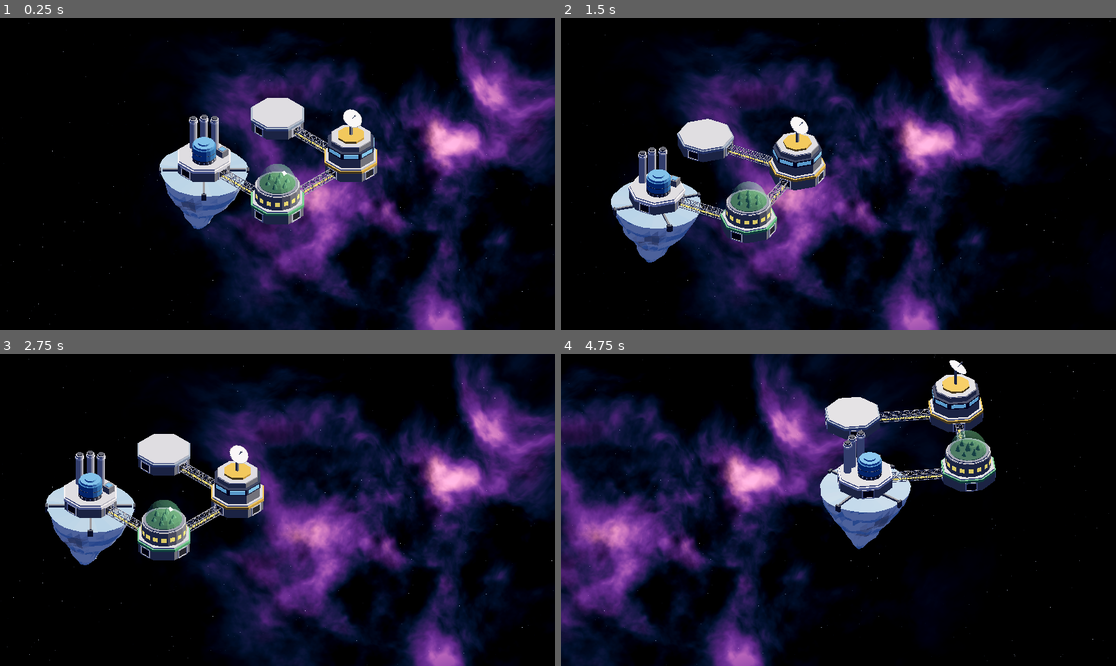
Above: before the commit, frames 1-4 (two rows, left to right).
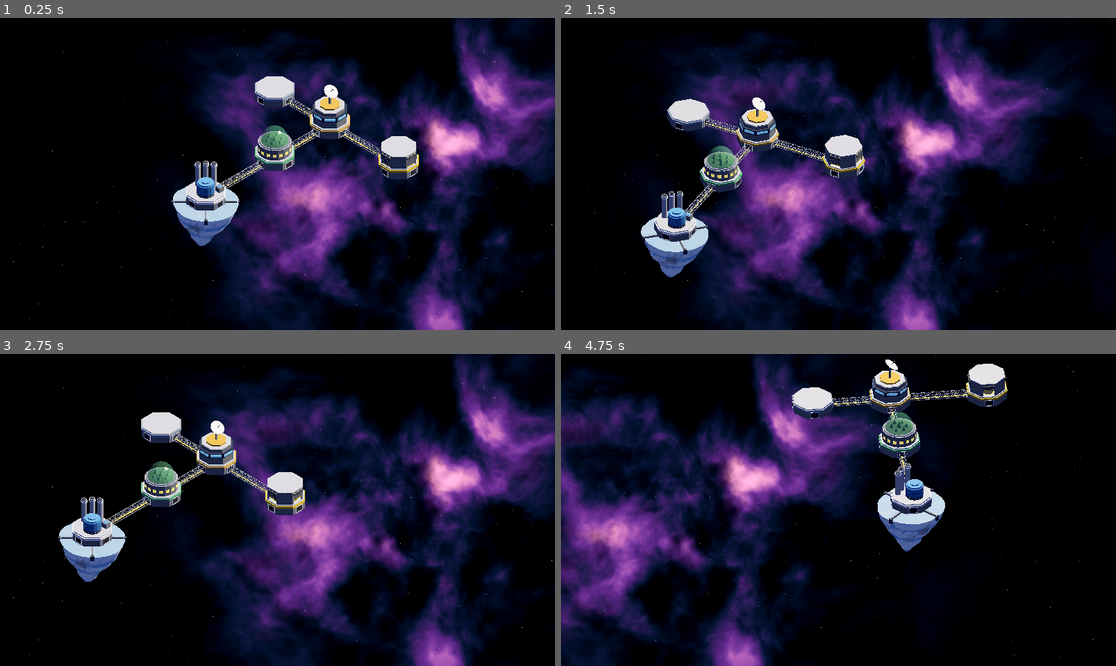
Above: after the commit, the same moments.

Repository: mturnbo/DeepYield
Game: Godot game, scene res://design/space/space_setting.tscn
Same seed, same stepped clock (60 frames per second), same inputs: the game is played once before the commit and once after it.
Inputs (mouse positions are in pixels of both pictures, inside the frame that each line leads up to):
- Up to frame 1 (0.25 s): no input
- Up to frame 2 (1.5 s): tap Enter at 0.5 s; move the mouse to (960, 158) at 0.52 s; hold D 0.53-1.25 s; tap R at 0.6 s; click (960, 158) at 0.67 s; drag from (727, 189) to (810, 236) at 1.27 s
- Up to frame 3 (2.75 s): tap Space at 2 s; move the mouse to (333, 441) at 2.02 s; hold D from 2.03 s (still down); tap R at 2.1 s
- Up to frame 4 (4.75 s): release D at 2.75 s; drag from (810, 572) to (672, 463) at 2.77 s; tap Enter at 3.5 s; move the mouse to (1005, 556) at 3.52 s; hold A 3.53-4.25 s; tap R at 3.6 s; drag from (672, 463) to (755, 432) at 4.27 s

The runs differ from the first frame. In frame 1, 11% of the frame differs, in the area x 28-76%, y 18-74%; in frame 2, 11%; in frame 3, 11%; in frame 4, 12%, in the area x 41-81%, y 1-64%.

Commit message:
Add ship dock with roll-up bay doors and blinking lights; keep dock and electrolysis plant 3 frame pieces out
Co-Authored-By: Claude Opus 5.5 <noreply@anthropic.com>

Diff:
--- a/design/modules/electrolysis_plant.gd
+++ b/design/modules/electrolysis_plant.gd
@@ -4,6 +4,8 @@
 ## three tall oxygen cylinders along the back and a small pump house. Under the keel
 ## is the ice cradle: a collar with four clamp arms that grip the top edge of a towed
 ## ice chunk. A chunk placed at ICE_MOUNT_Y locks into the cradle.
+## Because the chunk overhangs the base, the plant must sit at least 3 frame pieces
+## (45 m) from any other module, which puts its center 75 m or more from theirs.
 ## Distances are in meters.
 
 @export var tank_radius := 7.0:
--- /dev/null
+++ b/design/modules/ship_dock.gd
@@ -0,0 +1,255 @@
+@tool
+extends "res://design/modules/module_base.gd"
+## The ship dock: a module base with a yellow band and an enclosed hangar on top.
+## Ships fly in rather than land on a pad. The hangar has four bays, one per ship,
+## each opening on one of the four sides that have frame ports. Each bay has a
+## roll-up door that slides up into a housing over the opening and back down, with a
+## row of blinking lights above it.
+## With demo_cycle on, the doors open and close in turn so you can watch them.
+## For safety the dock sits on the edge of the platform: it joins exactly one other
+## module, and sits at least 3 frame pieces (45 m) from every other module, which
+## puts its center 75 m or more from theirs.
+## Distances are in meters.
+
+@export var hangar_across_flats := 27.0:
+	set(value):
+		hangar_across_flats = value
+		_rebuild()
+@export var hangar_height := 11.0:
+	set(value):
+		hangar_height = value
+		_rebuild()
+@export var door_width := 8.5:
+	set(value):
+		door_width = value
+		_rebuild()
+@export var door_height := 8.0:
+	set(value):
+		door_height = value
+		_rebuild()
+## How fast a door rolls up or down, in meters per second.
+@export var door_speed := 1.0
+@export var demo_cycle := true
+@export var door_color := Color("5c6068"):
+	set(value):
+		door_color = value
+		_rebuild()
+@export var stripe_color := Color("f2c230"):
+	set(value):
+		stripe_color = value
+		_rebuild()
+@export var pad_color := Color("1e2229"):
+	set(value):
+		pad_color = value
+		_rebuild()
+@export var lamp_color := Color("ffb02e"):
+	set(value):
+		lamp_color = value
+		_rebuild()
+
+const WALL := 0.8
+const SLATS := 10
+const SLAT_GAP := 0.08
+const PAD_SIDES := 16
+# In the demo, each door spends half of this open and half closed, a quarter out of step with the next.
+const DEMO_PERIOD := 40.0
+# The lights over the doors are on for half of each blink.
+const BLINK_PERIOD := 1.2
+const LAMPS_PER_DOOR := 3
+
+var _hangar: MeshInstance3D
+var _doors: Array[MeshInstance3D] = []
+var _bay_lights: Array[OmniLight3D] = []
+var _lamps: MeshInstance3D
+var _lamp_material: StandardMaterial3D
+var _door_open: Array[float] = [0.0, 0.0, 0.0, 0.0]
+var _door_target: Array[float] = [0.0, 0.0, 0.0, 0.0]
+var _time := 0.0
+
+
+func _init() -> void:
+	band_color = Color("f2c230")
+
+
+func open_door(index: int) -> void:
+	_door_target[index] = 1.0
+
+
+func close_door(index: int) -> void:
+	_door_target[index] = 0.0
+
+
+func _process(delta: float) -> void:
+	if _doors.is_empty():
+		return
+	_time += delta
+	var lamps_on := fmod(_time, BLINK_PERIOD) < BLINK_PERIOD / 2.0
+	_lamp_material.emission_energy_multiplier = 3.0 if lamps_on else 0.0
+	for i in _doors.size():
+		if demo_cycle:
+			var phase := fmod(_time + i * DEMO_PERIOD / 4.0, DEMO_PERIOD)
+			_door_target[i] = 1.0 if phase < DEMO_PERIOD / 2.0 else 0.0
+		var moved := move_toward(_door_open[i], _door_target[i], door_speed * delta / door_height)
+		if moved != _door_open[i]:
+			_door_open[i] = moved
+			_doors[i].mesh = _make_door_mesh(moved)
+
+
+func _rebuild() -> void:
+	super()
+	if not is_inside_tree():
+		return
+	if _hangar == null:
+		_hangar = MeshInstance3D.new()
+		add_child(_hangar)
+		_lamps = MeshInstance3D.new()
+		add_child(_lamps)
+		for direction in PORT_DIRECTIONS:
+			var door := MeshInstance3D.new()
+			door.basis = _facing(direction)
+			add_child(door)
+			_doors.append(door)
+			var bay_light := OmniLight3D.new()
+			bay_light.light_color = Color(1.0, 0.92, 0.75)
+			bay_light.omni_range = 11.0
+			bay_light.light_energy = 1.5
+			add_child(bay_light)
+			_bay_lights.append(bay_light)
+
+	var deck_top := _deck_top()
+	var walls := SurfaceTool.new()
+	var roof := SurfaceTool.new()
+	var housing := SurfaceTool.new()
+	var pads := SurfaceTool.new()
+	var rings := SurfaceTool.new()
+	var lamps := SurfaceTool.new()
+	for st in [walls, roof, housing, pads, rings, lamps]:
+		st.begin(Mesh.PRIMITIVE_TRIANGLES)
+
+	for i in 8:
+		var facing := Basis(Vector3.UP, i * PI / 4.0)
+		if i % 2 == 0:
+			_add_door_wall(walls, housing, lamps, facing, deck_top)
+		else:
+			_add_wall_box(walls, facing, Vector3(WALL, hangar_height, _side_length()), deck_top + hangar_height / 2.0, 0.0)
+
+	# Partitions run from the middle out to the corners, splitting the hangar into four bays.
+	var corner := _corner_radius(hangar_across_flats) - WALL
+	for i in 4:
+		var facing := Basis(Vector3.UP, PI / 4.0 + i * PI / 2.0)
+		MeshBuilder.add_box(walls, Vector3(corner, hangar_height, 0.4), Transform3D(facing, facing * Vector3(corner / 2.0, deck_top + hangar_height / 2.0, 0)))
+
+	MeshBuilder.add_prism(roof, 8, _corner_radius(hangar_across_flats), _corner_radius(hangar_across_flats), deck_top + hangar_height, deck_top + hangar_height + 0.5, PI / 8.0)
+
+	for i in PORT_DIRECTIONS.size():
+		var bay_center: Vector3 = PORT_DIRECTIONS[i] * hangar_across_flats * 0.27
+		_add_pad(pads, rings, bay_center, deck_top)
+		_bay_lights[i].position = bay_center + Vector3(0, deck_top + hangar_height - 1.5, 0)
+		_doors[i].mesh = _make_door_mesh(_door_open[i])
+
+	var mesh := ArrayMesh.new()
+	for pair in [[walls, hull_color], [roof, deck_color], [housing, door_color.darkened(0.25)], [pads, pad_color]]:
+		pair[0].commit(mesh)
+		mesh.surface_set_material(mesh.get_surface_count() - 1, MeshBuilder.make_material(pair[1]))
+	rings.commit(mesh)
+	mesh.surface_set_material(mesh.get_surface_count() - 1, _glow_material(stripe_color))
+	_hangar.mesh = mesh
+
+	_lamp_material = MeshBuilder.make_material(lamp_color.darkened(0.5))
+	_lamp_material.emission_enabled = true
+	_lamp_material.emission = lamp_color
+	var lamp_mesh := lamps.commit()
+	lamp_mesh.surface_set_material(0, _lamp_material)
+	_lamps.mesh = lamp_mesh
+
+
+# A wall with a door opening: a jamb either side, the wall above, the housing
+# the door rolls up into, sticking out over the opening, and a row of lights above that.
+func _add_door_wall(walls: SurfaceTool, housing: SurfaceTool, lamps: SurfaceTool, facing: Basis, deck_top: float) -> void:
+	var jamb := (_side_length() - door_width) / 2.0
+	var middle := deck_top + hangar_height / 2.0
+	_add_wall_box(walls, facing, Vector3(WALL, hangar_height, jamb), middle, door_width / 2.0 + jamb / 2.0)
+	_add_wall_box(walls, facing, Vector3(WALL, hangar_height, jamb), middle, -door_width / 2.0 - jamb / 2.0)
+	var above := hangar_height - door_height
+	_add_wall_box(walls, facing, Vector3(WALL, above, door_width), deck_top + door_height + above / 2.0, 0.0)
+
+	var face := hangar_across_flats / 2.0
+	var spot := Vector3(face + 0.5, deck_top + door_height + 0.7, 0)
+	MeshBuilder.add_box(housing, Vector3(1.0, 1.4, door_width + 0.8), Transform3D(facing, facing * spot))
+
+	var lamp_y := deck_top + door_height + 2.2
+	for k in LAMPS_PER_DOOR:
+		var along := lerpf(-door_width / 2.0 + 0.6, door_width / 2.0 - 0.6, float(k) / (LAMPS_PER_DOOR - 1))
+		MeshBuilder.add_box(lamps, Vector3(0.5, 0.5, 0.7), Transform3D(facing, facing * Vector3(face + 0.2, lamp_y, along)))
+
+
+# A wall piece whose outer face lies on the hangar's outside.
+func _add_wall_box(st: SurfaceTool, facing: Basis, size: Vector3, center_y: float, along: float) -> void:
+	var spot := Vector3(hangar_across_flats / 2.0 - WALL / 2.0, center_y, along)
+	MeshBuilder.add_box(st, size, Transform3D(facing, facing * spot))
+
+
+# A dark pad with a glowing yellow ring around it, where a ship settles.
+func _add_pad(pads: SurfaceTool, rings: SurfaceTool, center: Vector3, deck_top: float) -> void:
+	var ring := SurfaceTool.new()
+	ring.begin(Mesh.PRIMITIVE_TRIANGLES)
+	MeshBuilder.add_prism(ring, PAD_SIDES, 4.4, 4.4, deck_top, deck_top + 0.08, 0.0)
+	rings.append_from(ring.commit(), 0, Transform3D(Basis(), center))
+	var pad := SurfaceTool.new()
+	pad.begin(Mesh.PRIMITIVE_TRIANGLES)
+	MeshBuilder.add_prism(pad, PAD_SIDES, 3.9, 3.9, deck_top, deck_top + 0.12, 0.0)
+	pads.append_from(pad.commit(), 0, Transform3D(Basis(), center))
+
+
+# The door as horizontal slats. Opening lifts the slats, and any slat that reaches
+# the top of the opening disappears into the housing. The bottom slat has a yellow
+# stripe. Built facing east; the door's node turns it to its side.
+func _make_door_mesh(open_amount: float) -> ArrayMesh:
+	var deck_top := _deck_top()
+	var top := deck_top + door_height
+	var bottom := deck_top + open_amount * door_height
+	if bottom >= top - SLAT_GAP:
+		return null
+
+	var slats := SurfaceTool.new()
+	var stripe := SurfaceTool.new()
+	for st in [slats, stripe]:
+		st.begin(Mesh.PRIMITIVE_TRIANGLES)
+	var slat_height := door_height / SLATS
+	var x := hangar_across_flats / 2.0 - WALL / 2.0
+	var slat_count := 0
+	for k in SLATS:
+		var slat_bottom := bottom + k * slat_height
+		var slat_top := minf(slat_bottom + slat_height - SLAT_GAP, top)
+		if slat_bottom >= slat_top:
+			break
+		var st := stripe if k == 0 else slats
+		MeshBuilder.add_box(st, Vector3(0.3, slat_top - slat_bottom, door_width), Transform3D(Basis(), Vector3(x, (slat_bottom + slat_top) / 2.0, 0)))
+		slat_count += 1
+
+	var mesh := ArrayMesh.new()
+	stripe.commit(mesh)
+	mesh.surface_set_material(0, MeshBuilder.make_material(stripe_color))
+	if slat_count > 1:
+		slats.commit(mesh)
+		mesh.surface_set_material(1, MeshBuilder.make_material(door_color))
+	return mesh
+
+
+func _facing(direction: Vector3) -> Basis:
+	return Basis(Vector3.UP, atan2(-direction.z, direction.x))
+
+
+func _deck_top() -> float:
+	return hull_height / 2.0 + band_height + deck_height
+
+
+func _side_length() -> float:
+	return hangar_across_flats * tan(PI / 8.0)
+
+
+func _glow_material(color: Color) -> StandardMaterial3D:
+	var material := MeshBuilder.make_material(color)
+	material.emission_enabled = true
+	material.emission = color * 0.8
+	return material
--- a/design/space/space_setting.tscn
+++ b/design/space/space_setting.tscn
@@ -10,6 +10,7 @@
 [ext_resource type="Script" path="res://design/modules/habitat_module.gd" id="8_habitat"]
 [ext_resource type="Script" path="res://design/modules/electrolysis_plant.gd" id="9_plant"]
 [ext_resource type="Script" path="res://design/modules/ice_chunk.gd" id="10_ice"]
+[ext_resource type="Script" path="res://design/modules/ship_dock.gd" id="11_dock"]
 
 [sub_resource type="Environment" id="Environment_space"]
 background_mode = 1
@@ -40,14 +41,14 @@
 light_energy = 1.3
 
 [node name="CameraRig" type="Node3D" parent="."]
-position = Vector3(30, -8, 30)
+position = Vector3(68, -10, 65)
 script = ExtResource("1_rig")
-zoom = 180.0
+zoom = 240.0
 
 [node name="Camera3D" type="Camera3D" parent="CameraRig"]
 projection = 1
 current = true
-size = 180.0
+size = 240.0
 near = 1.0
 far = 10000.0
 
@@ -73,6 +74,22 @@
 position = Vector3(60, 0, 0)
 script = ExtResource("7_command")
 
+[node name="FramePiece7" type="Node3D" parent="Platform"]
+position = Vector3(75, 0, 0)
+script = ExtResource("5_frame")
+
+[node name="FramePiece8" type="Node3D" parent="Platform"]
+position = Vector3(90, 0, 0)
+script = ExtResource("5_frame")
+
+[node name="FramePiece10" type="Node3D" parent="Platform"]
+position = Vector3(105, 0, 0)
+script = ExtResource("5_frame")
+
+[node name="ShipDock" type="Node3D" parent="Platform"]
+position = Vector3(135, 0, 0)
+script = ExtResource("11_dock")
+
 [node name="FramePiece3" type="Node3D" parent="Platform"]
 position = Vector3(60, 0, 15)
 rotation = Vector3(0, -1.5708, 0)
@@ -88,15 +105,22 @@
 script = ExtResource("8_habitat")
 
 [node name="FramePiece5" type="Node3D" parent="Platform"]
-position = Vector3(15, 0, 60)
+position = Vector3(60, 0, 75)
+rotation = Vector3(0, -1.5708, 0)
 script = ExtResource("5_frame")
 
 [node name="FramePiece6" type="Node3D" parent="Platform"]
-position = Vector3(30, 0, 60)
+position = Vector3(60, 0, 90)
+rotation = Vector3(0, -1.5708, 0)
+script = ExtResource("5_frame")
+
+[node name="FramePiece9" type="Node3D" parent="Platform"]
+position = Vector3(60, 0, 105)
+rotation = Vector3(0, -1.5708, 0)
 script = ExtResource("5_frame")
 
 [node name="ElectrolysisPlant" type="Node3D" parent="Platform"]
-position = Vector3(0, 0, 60)
+position = Vector3(60, 0, 135)
 script = ExtResource("9_plant")
 
 [node name="IceChunk" type="Node3D" parent="Platform/ElectrolysisPlant"]
Not shown, added: design/modules/ship_dock.gd.uid
Not shown: 1 places in design/space/space_setting.tscn that only renumber resources
